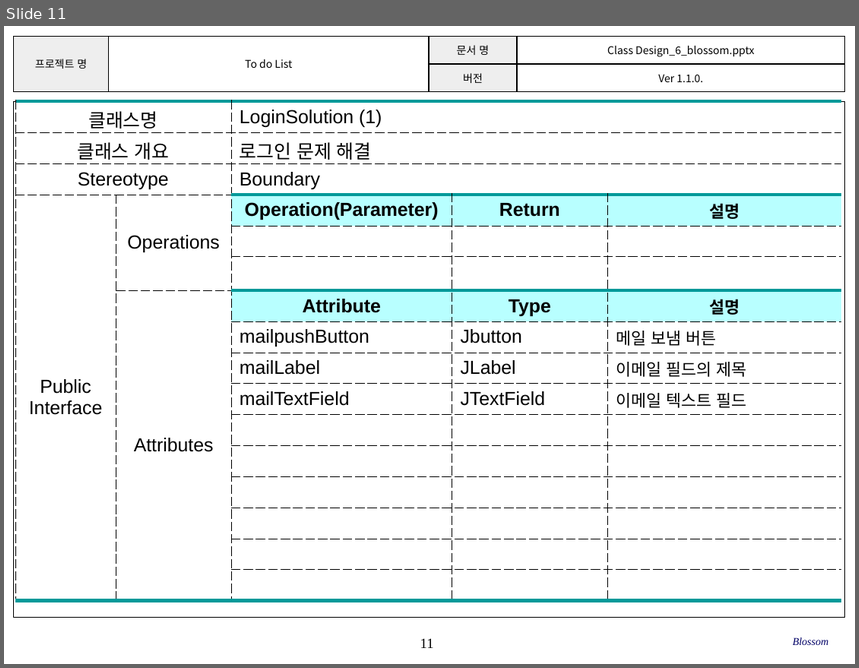
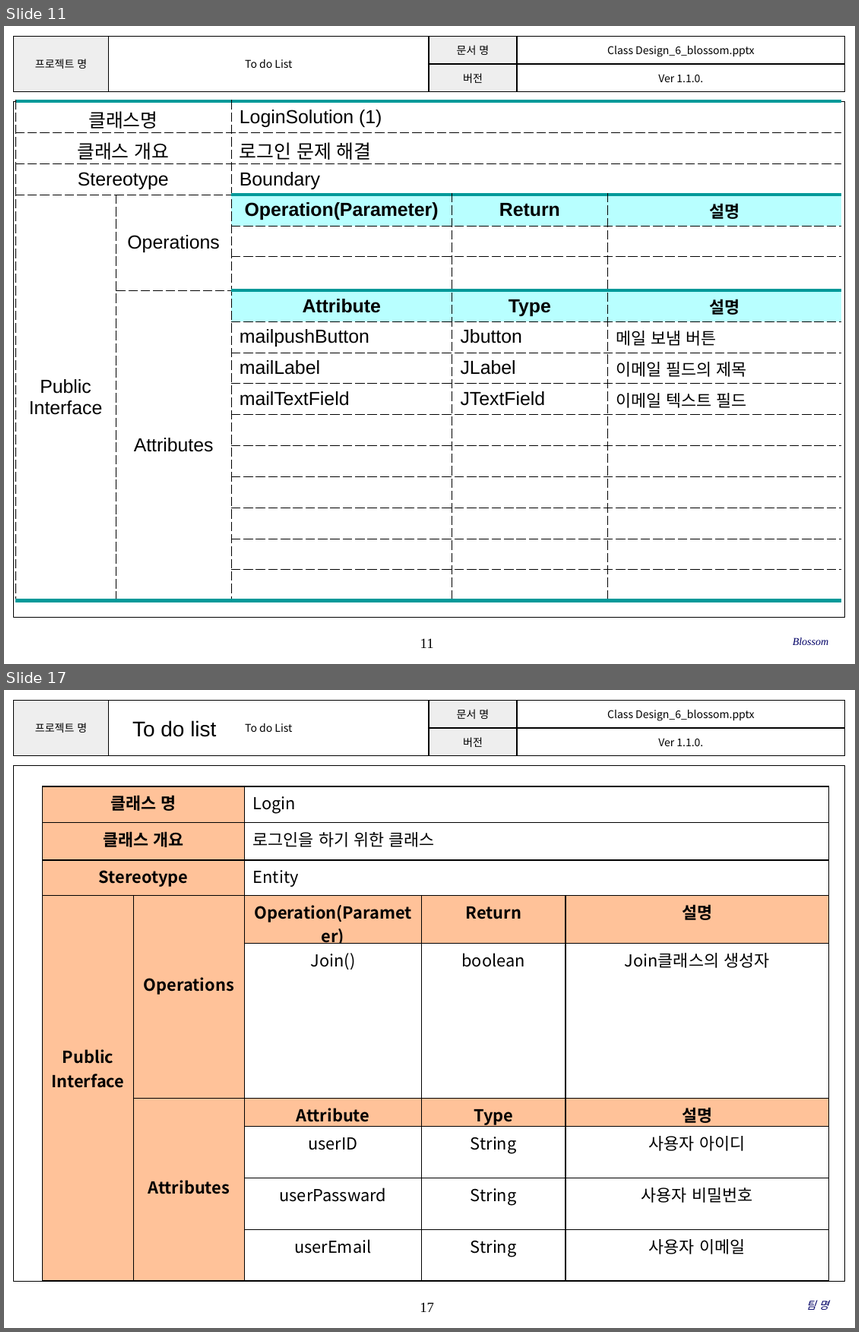
Before and after one commit to SE-admin/SE2017_6_blossom, a slide deck: doc/3_ 설계서/Class Design_6_blossom.pptx. Shown one above the other, each under a label of ours: slide 11 before the commit, slides 11 and 17 after it; the slides between them are not shown. The pictures are 859x668 and 859x1332 pixels, drawn with LibreOffice and Linux fonts; fonts in the diff are those of the drawing; background and template pictures are left out. Boxes give left, top, right and bottom in pixels: in the first picture for what was removed or moved away, otherwise in the second. Text is boxed around its words. In the diff, an @@ line names an element or a change of style, - is before the commit and + after.

Commit message:
2017-05-25   Ver 1.2.0.   Stereotype의 Entity와 Control클래스 전체 추가   황은선

```diff
--- a/doc/3_ 설계서/Class Design_6_blossom.pptx
+++ b/doc/3_ 설계서/Class Design_6_blossom.pptx
@@ slide 17 added at [4, 690, 855, 1328], background #FFFFFF; not listed: 3 template elements that a slide beside it also shows @@
@@ text added at [132, 720, 216, 737], 18 pt, text #000000 @@
+To do list
@@ table added at [42, 787, 829, 1263], 9 rows, 5 columns @@
+클래스 명 |  | Login |  | 
+클래스 개요 |  | 로그인을 하기 위한 클래스 |  | 
+Stereotype |  | Entity |  | 
+Public / Interface | Operations | Operation(Parameter) | Return | 설명
+ |  | Join() | boolean | Join클래스의 생성자
+ | Attributes | Attribute | Type | 설명
+ |  | userID | String | 사용자 아이디
+ |  | userPassward | String | 사용자 비밀번호
+ |  | userEmail | String | 사용자 이메일
@@ text added at [807, 1301, 829, 1310], 9 pt, text #000066, italic @@
+팀 명
```
Also in this commit, not shown: 8 other slides changed, 12 other slides added.
